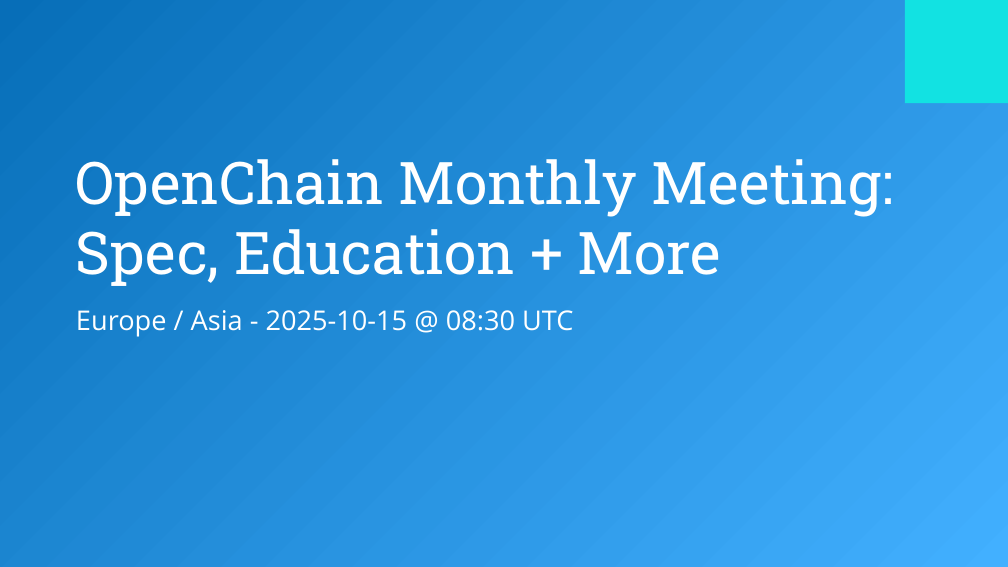
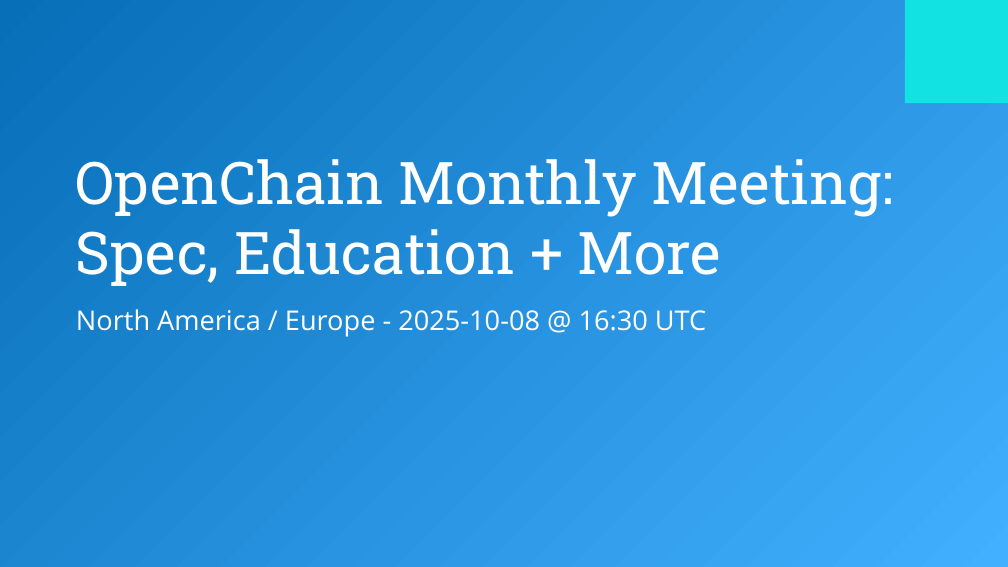
Before and after one commit to OpenChain-Project/Meeting-Slides, a slide deck: slide 1 of 2025/specification-education-monthly/2025-10-Europe-NA.pptx. Drawn at 1008x567 pixels with LibreOffice and Linux fonts; fonts in the diff are those of the drawing; background and template pictures are left out. Boxes give left, top, right and bottom in pixels: in the first picture for what was removed or moved away, otherwise in the second. Text is boxed around its words. In the diff, an @@ line names an element or a change of style, - is before the commit and + after.

```diff
--- a/2025/specification-education-monthly/2025-10-Europe-NA.pptx
+++ b/2025/specification-education-monthly/2025-10-Europe-NA.pptx
@@ subtitle at <box>76,309,706,337</box>: text changed @@
-Europe / Asia - 2025-10-15 @ 08:30 UTC
+North America / Europe - 2025-10-08 @ 16:30 UTC
```
Also in this commit, not shown: 6 other slides changed, 1 other file.
